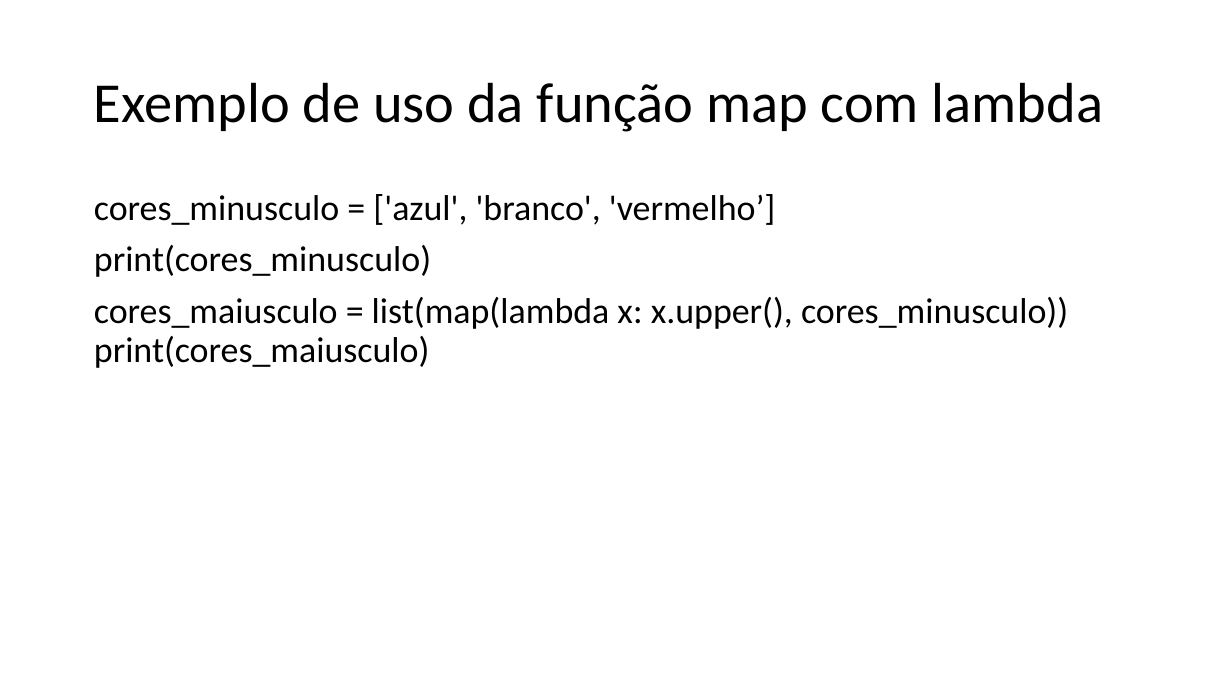
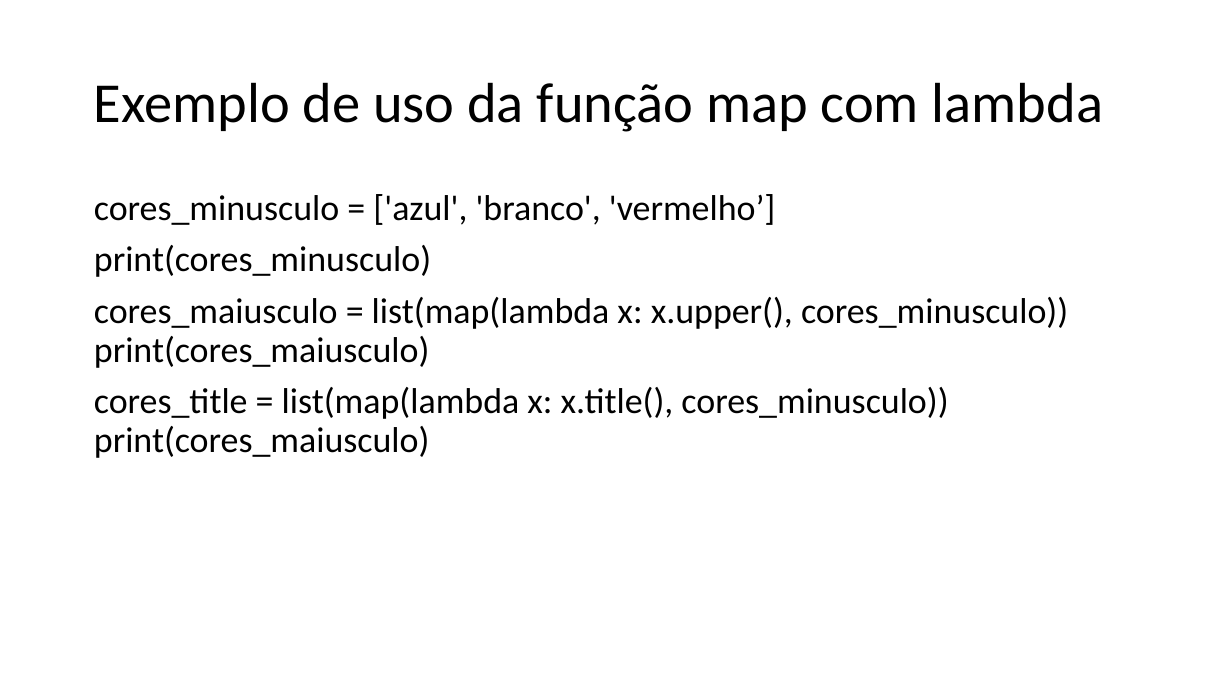
Before and after one commit to dourivaljunior/Curso-de-Python, a slide deck: slide 39 of CURSO DEV FULL STACK AULA 06.pptx. Drawn at 1232x693 pixels with LibreOffice and Linux fonts; fonts in the diff are those of the drawing. Boxes give left, top, right and bottom in pixels: in the first picture for what was removed or moved away, otherwise in the second. Text is boxed around its words. In the diff, an @@ line names an element or a change of style, - is before the commit and + after.

```diff
--- a/CURSO DEV FULL STACK AULA 06.pptx
+++ b/CURSO DEV FULL STACK AULA 06.pptx
@@ text at box(94, 387, 948, 458): paragraph added @@
+cores_title = list(map(lambda x: x.title(), cores_minusculo)) print(cores_maiusculo)
```
Also in this commit, not shown: 14 other slides changed, 15 slides added, 2 slides removed.
